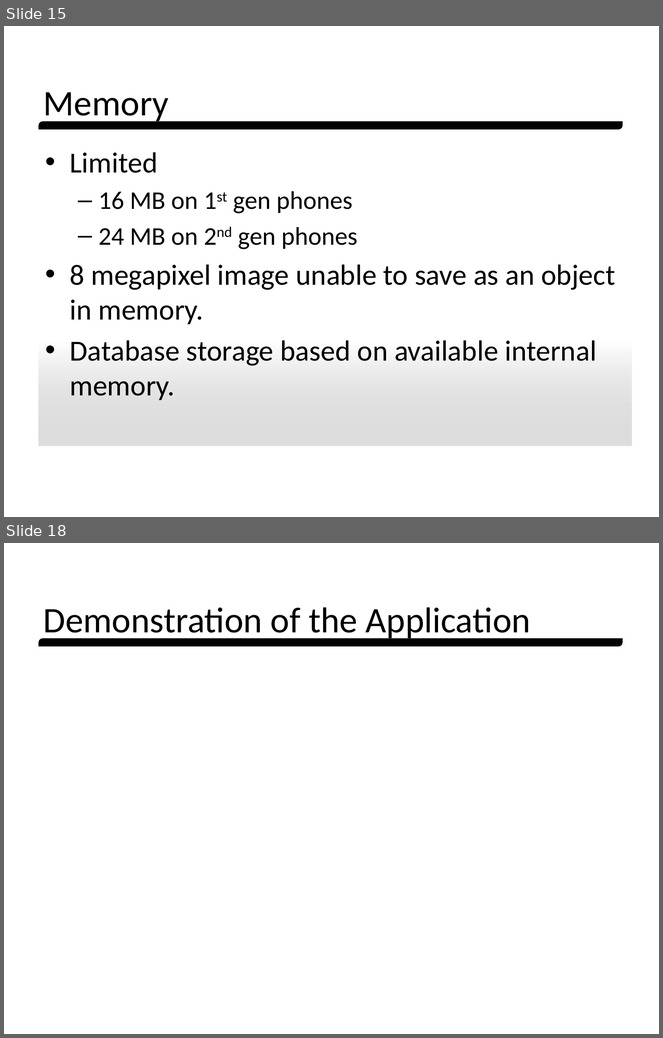
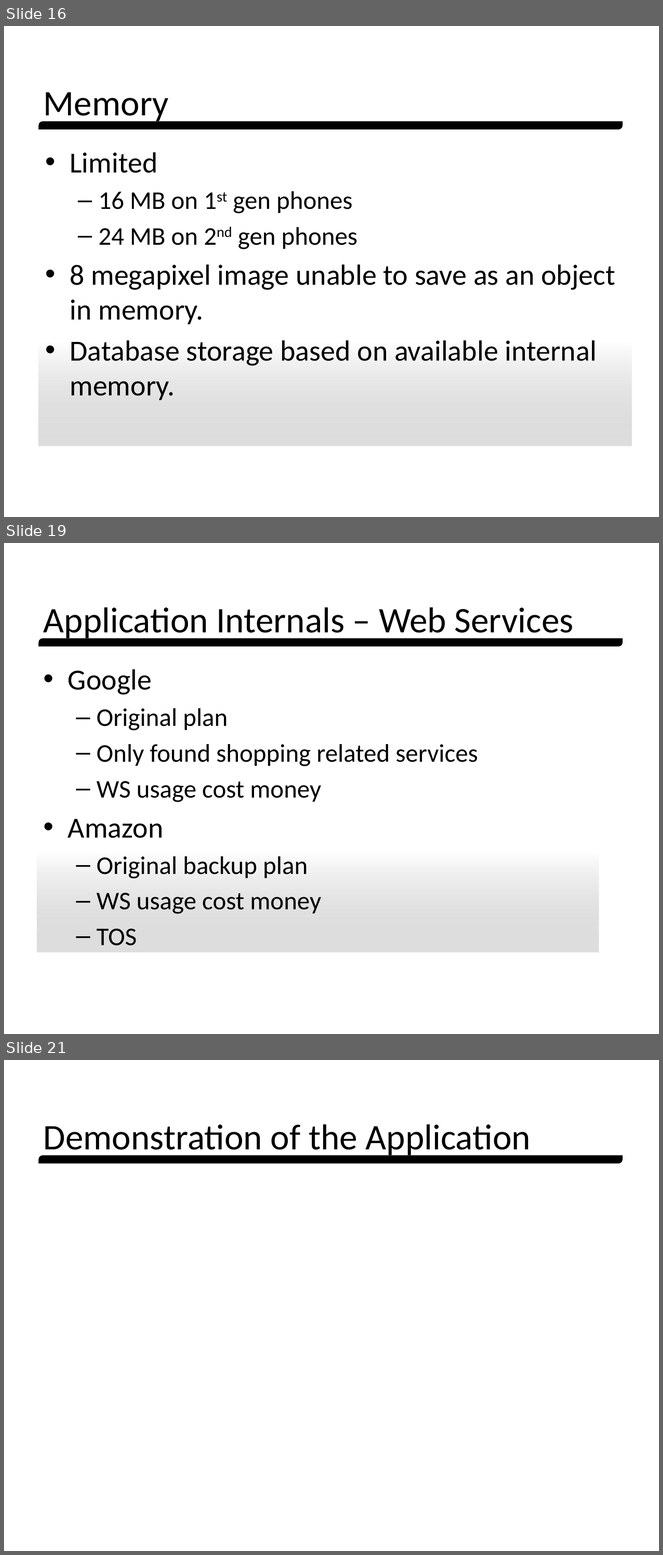
Before and after one commit to pintodragon/CS598MovieCatalog, a slide deck: src/docs/Presentation/Got Movie Presentation.pptx. Shown one above the other, each under a label of ours: slides 15 and 18 before the commit, slides 16, 19 and 21 after it; the slides between them are not shown. The pictures are 663x1038 and 663x1555 pixels, drawn with LibreOffice and Linux fonts; fonts in the diff are those of the drawing; background and template pictures are left out. Boxes give left, top, right and bottom in pixels: in the first picture for what was removed or moved away, otherwise in the second. Text is boxed around its words. In the diff, an @@ line names an element or a change of style, - is before the commit and + after.

```diff
--- a/src/docs/Presentation/Got Movie Presentation.pptx
+++ b/src/docs/Presentation/Got Movie Presentation.pptx
@@ slide 19 added at box(4, 543, 659, 1034), background picture (left out) @@
@@ title added at box(44, 607, 574, 642), 39.6 pt, text #000000 @@
+Application Internals – Web Services
@@ round diag rect added at box(39, 639, 623, 646), fill #000000 @@
@@ text added at box(37, 657, 599, 953), fill gradient #A6A6A6 to #D9D9D9, 28 pt, text #000000 @@
+• Google
+  – Original plan
+  – Only found shopping related services
+  – WS usage cost money
+• Amazon
+  – Original backup plan
+  – WS usage cost money
+  – TOS
@@ what was slide 15 is now slide 16 @@
@@ what was slide 18 is now slide 21 @@
```
Also in this commit, not shown: 5 slides changed, 2 other slides added.
